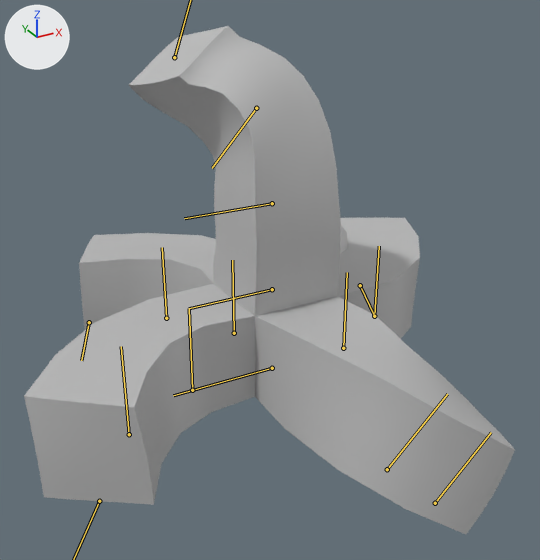
One commit to the FBX model FbxExporter/Resources/Import/wavybox.fbx: the scene before it, then after it.
Camera for both pictures: a 50 mm lens placed at (-0.0735, -0.1325, 0.0888), pointed at (-0.0024, -0.0033, 0.0242). Every picture has the same lights, and +X, +Y and +Z are marked at upper left. Both versions are drawn at frame 11 of the action 'Take 001'; the numbers are the values there. The bones that bend it are drawn over the model as lines.
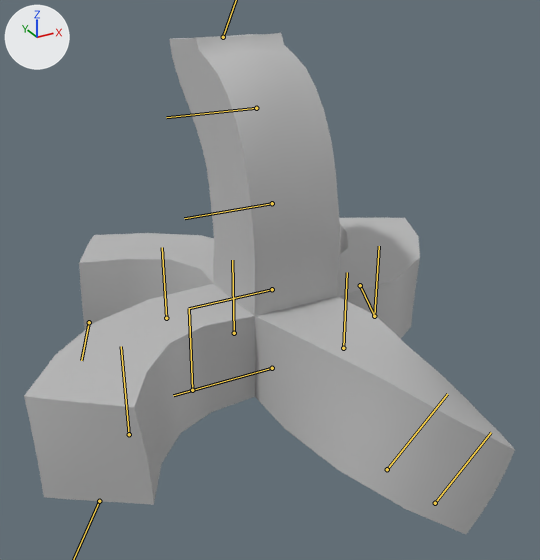
Changed parts and their boxes [x1, y1, x2, y2] in the pictures (540 x 560 px):
'pCube1', posed: before [24, 26, 515, 534]; after [24, 33, 515, 534]
bone 'joint4', root to tip: before (256, 108) to (212, 168); after (256, 108) to (166, 117)

Edits to the bpy script that builds the scene:
```text
Change bone_joint4:
    where bone_joint4 = bpy.data.objects['Armature'].pose.bones['joint4']  # child of 'joint3'
    bone_joint4.rotation_quaternion: (0.905, 0.091, 0.243, 0.338) -> (0.966, 0.0, 0.259, 0.0)  # degrees (21, 22, 45) -> degrees (0, 30, 0)
```
